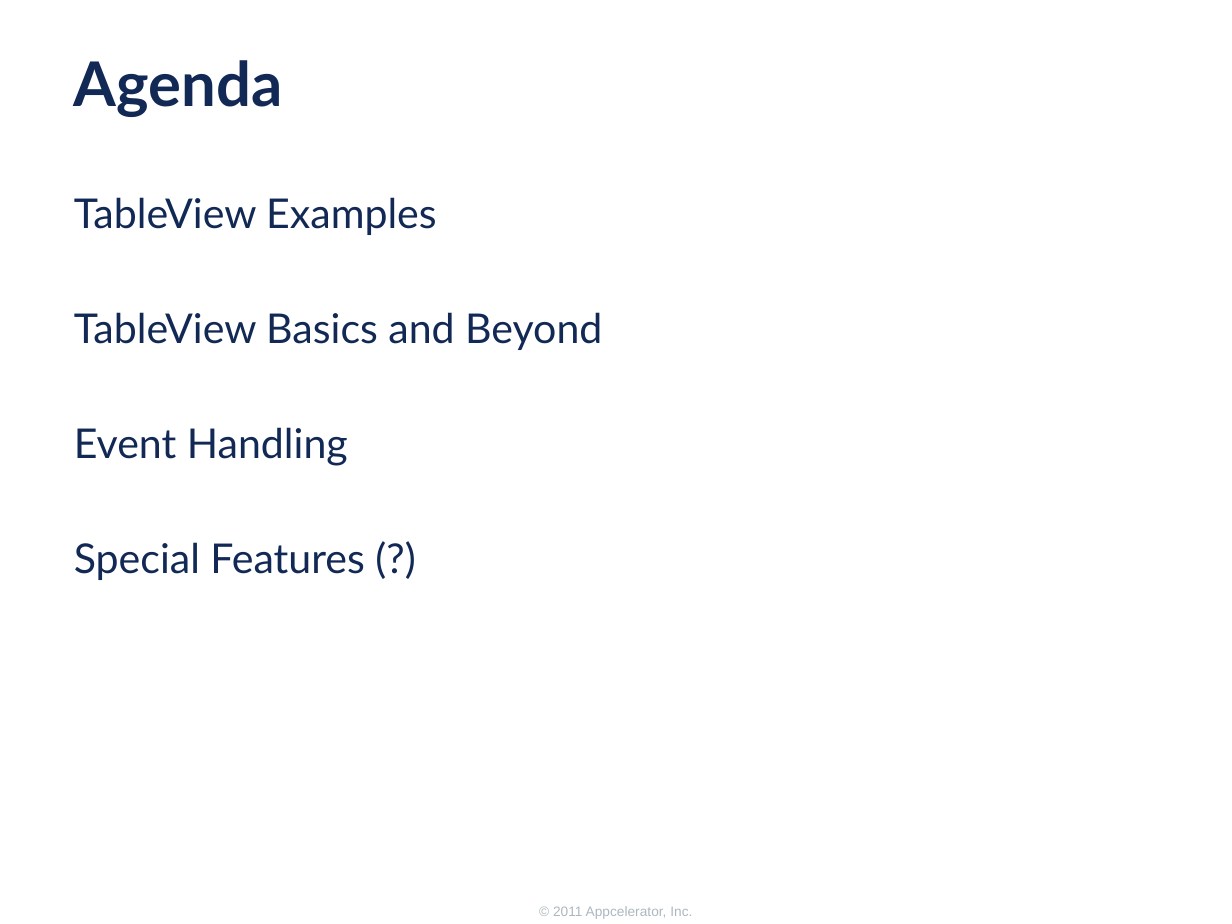
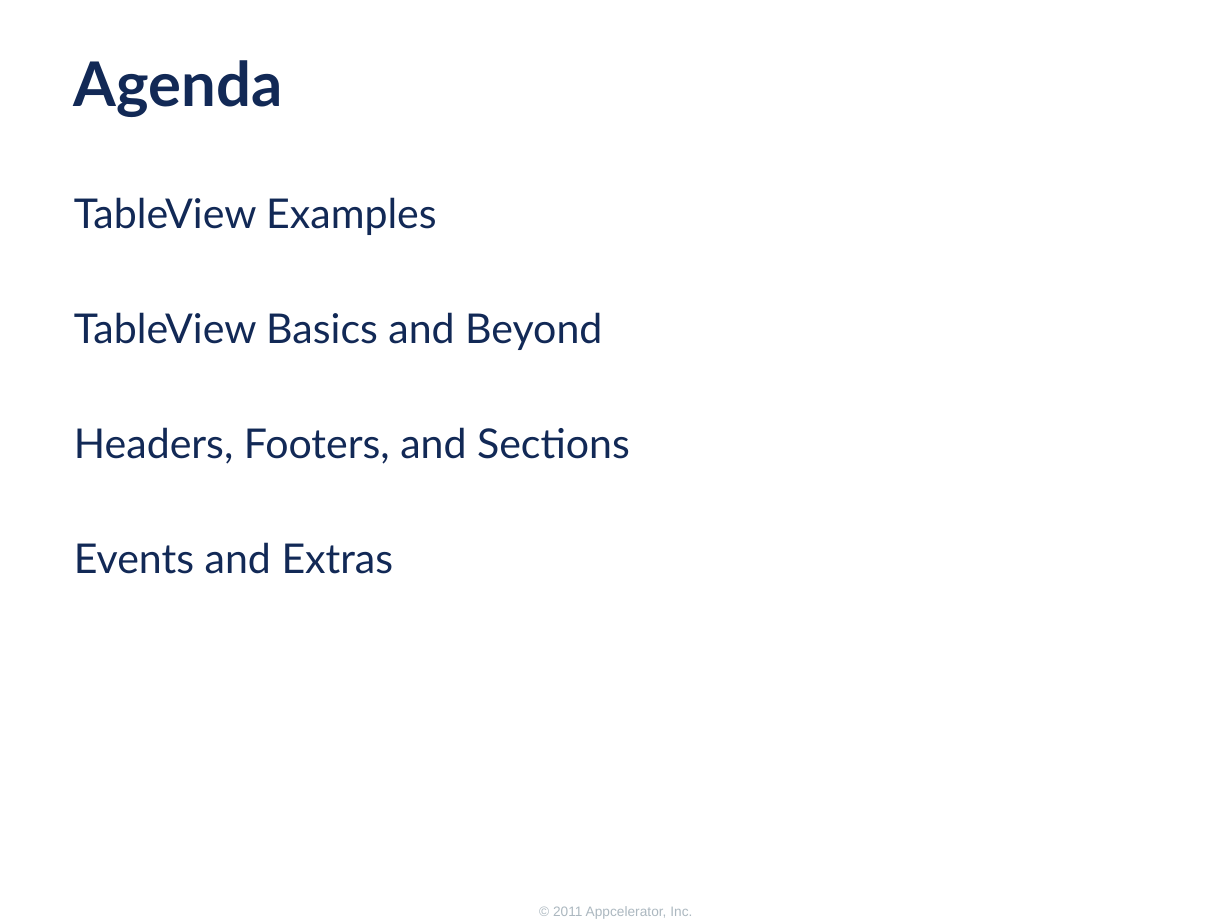
Before and after one commit to appcelerator-forks/appcelerator-training.tcmd_certification, a slide deck: slide 2 of 345/345.pptx. Drawn at 1232x924 pixels with LibreOffice and Linux fonts; fonts in the diff are those of the drawing; background and template pictures are left out. Boxes give left, top, right and bottom in pixels: in the first picture for what was removed or moved away, otherwise in the second. Text is boxed around its words. In the diff, an @@ line names an element or a change of style, - is before the commit and + after.

```diff
--- a/345/345.pptx
+++ b/345/345.pptx
@@ text at bbox=[74, 427, 630, 574]: text changed @@
-Event Handling
-Special Features (?)
+Headers, Footers, and Sections
+Events and Extras
```
Also in this commit, not shown: 8 other slides changed, 2 slides removed, 1 other file.
